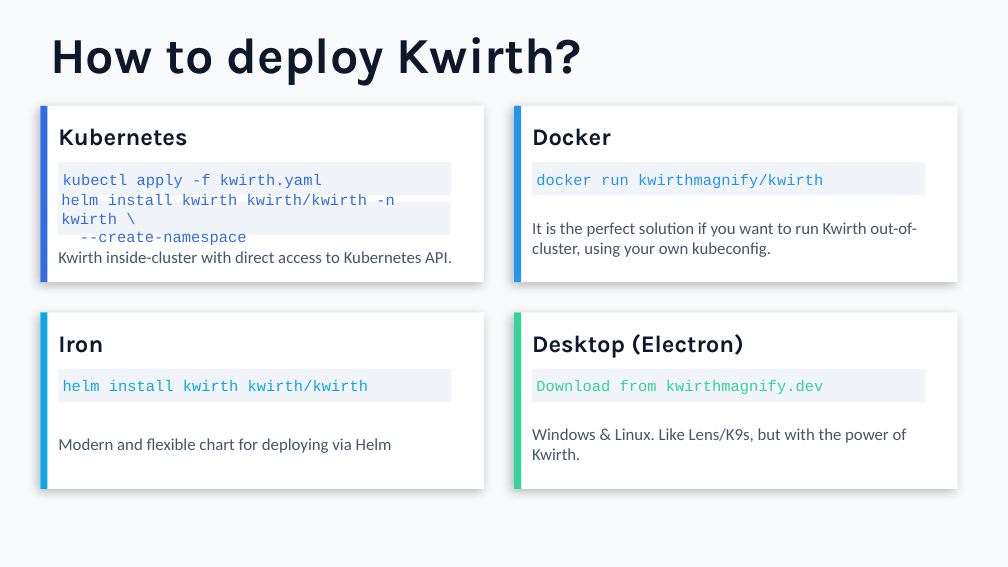
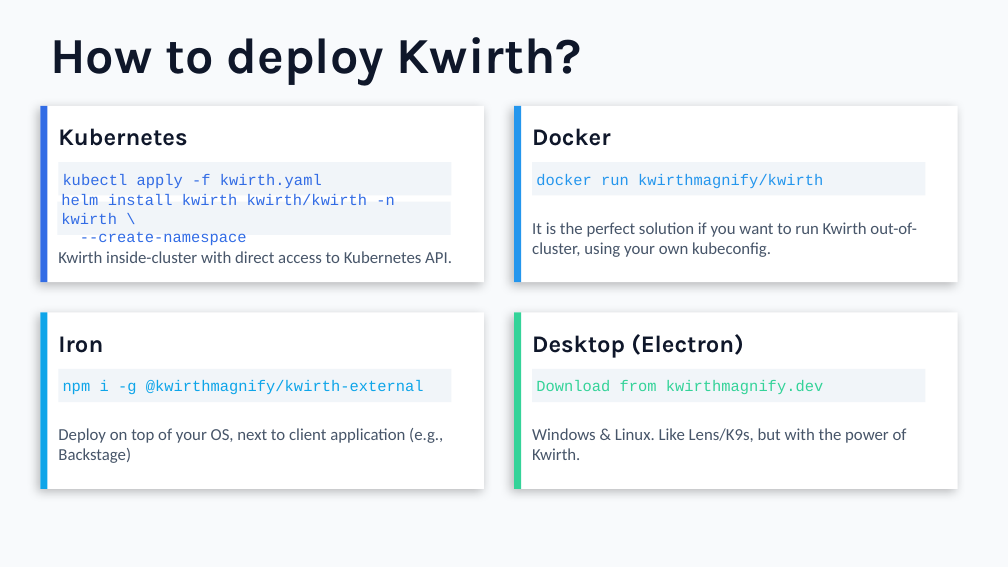
Before and after one commit to kwirthmagnify/kwirth, a slide deck: slide 8 of docs/_media/kwirth_presentation.pptx. Drawn at 1008x567 pixels with LibreOffice and Linux fonts; fonts in the diff are those of the drawing. Boxes give left, top, right and bottom in pixels: in the first picture for what was removed or moved away, otherwise in the second. Text is boxed around its words. In the diff, an @@ line names an element or a change of style, - is before the commit and + after.

```diff
--- a/docs/_media/kwirth_presentation.pptx
+++ b/docs/_media/kwirth_presentation.pptx
@@ text at [63, 380, 424, 395]: text changed @@
-helm install kwirth kwirth/kwirth
+npm i -g @kwirthmagnify/kwirth-external
@@ text at [58, 428, 443, 463]: text changed @@
-Modern and flexible chart for deploying via Helm
+Deploy on top of your OS, next to client application (e.g., Backstage)
```
Also in this commit, not shown: 8 other slides changed, 17 other files.
